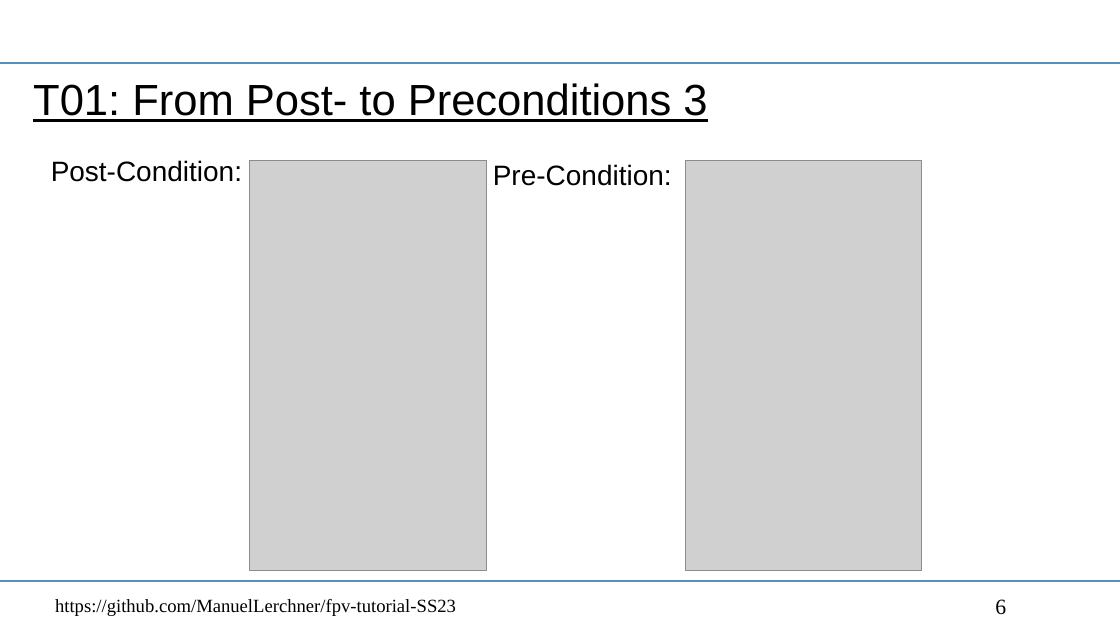
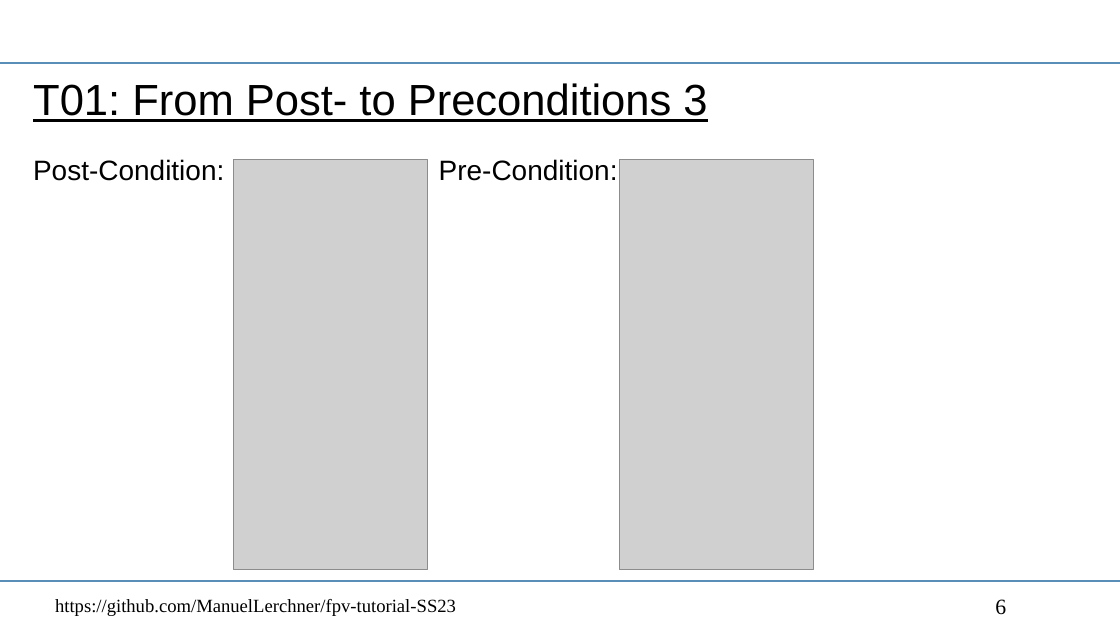
Before and after one commit to ManuelLerchner/fpv-tutorial-SS23, a slide deck: slide 6 of slides/w02.pptx. Drawn at 1120x630 pixels with LibreOffice and Linux fonts; fonts in the diff are those of the drawing; grey boxes stand for pictures; background and template pictures are left out. Boxes give left, top, right and bottom in pixels: in the first picture for what was removed or moved away, otherwise in the second. Text is boxed around its words. In the diff, an @@ line names an element or a change of style, - is before the commit and + after.

```diff
--- a/slides/w02.pptx
+++ b/slides/w02.pptx
@@ text "Post-Condition:": place and size @@
-text "Post-Condition:" at box(51, 160, 242, 182)
+text "Post-Condition:" at box(33, 159, 224, 181)
@@ text "Pre-Condition:": place and size @@
-text "Pre-Condition:" at box(493, 164, 672, 186)
+text "Pre-Condition:" at box(439, 159, 618, 181)
@@ picture: place and size @@
-picture at box(250, 160, 486, 570)
+picture at box(234, 160, 428, 570)
@@ picture: place and size @@
-picture at box(685, 160, 922, 570)
+picture at box(619, 160, 813, 570)
```
Also in this commit, not shown: 1 other slide changed, 1 other file.
